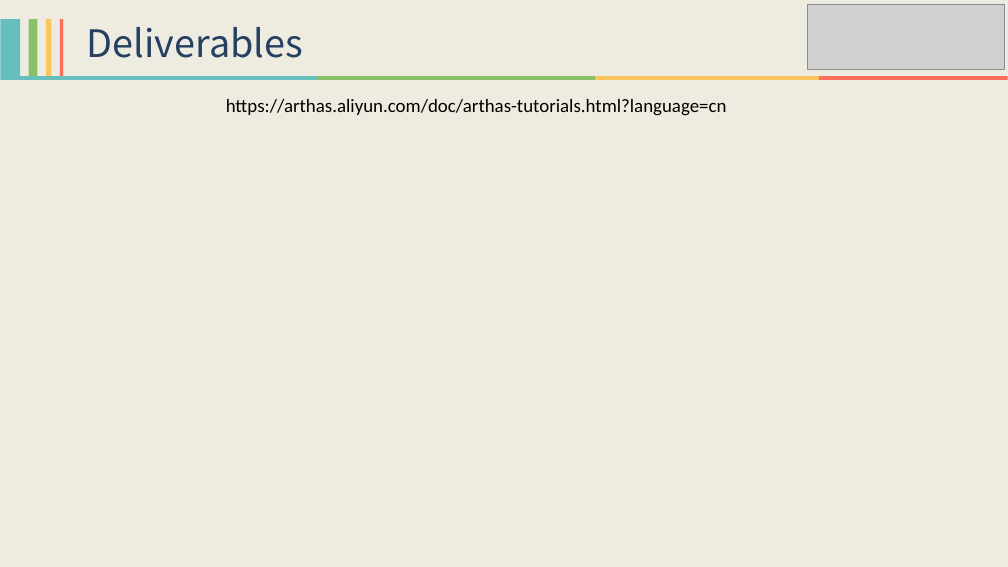
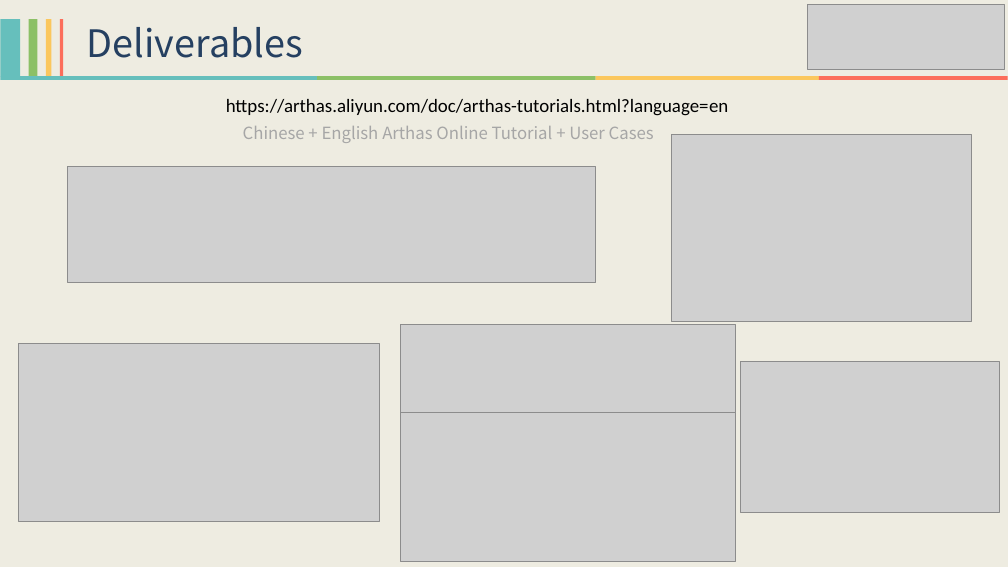
Before and after one commit to HollowMan6/My-Alibaba-Summer-of-Code, a slide deck: slide 8 of 2020-Arthas/Alibaba Summer of Code 2020 - Arthas Final Report.pptx. Drawn at 1008x567 pixels with LibreOffice and Linux fonts; fonts in the diff are those of the drawing; grey boxes stand for pictures. Boxes give left, top, right and bottom in pixels: in the first picture for what was removed or moved away, otherwise in the second. Text is boxed around its words. In the diff, an @@ line names an element or a change of style, - is before the commit and + after.

```diff
--- a/2020-Arthas/Alibaba Summer of Code 2020 - Arthas Final Report.pptx
+++ b/2020-Arthas/Alibaba Summer of Code 2020 - Arthas Final Report.pptx
@@ text at [226,99,729,116]: text changed @@
-https://arthas.aliyun.com/doc/arthas-tutorials.html?language=cn
+https://arthas.aliyun.com/doc/arthas-tutorials.html?language=en
@@ text added at [243,126,654,143], 16 pt, text #A6A6A6 @@
+Chinese + English Arthas Online Tutorial + User Cases
@@ picture added at [671,135,971,321] @@
@@ picture added at [68,166,595,283] @@
@@ picture added at [400,324,735,412] @@
@@ picture added at [18,343,379,521] @@
@@ picture added at [741,361,999,512] @@
@@ picture added at [400,412,735,561] @@
```
Also in this commit, not shown: 3 other slides changed, 2 slides added, 8 other files.
